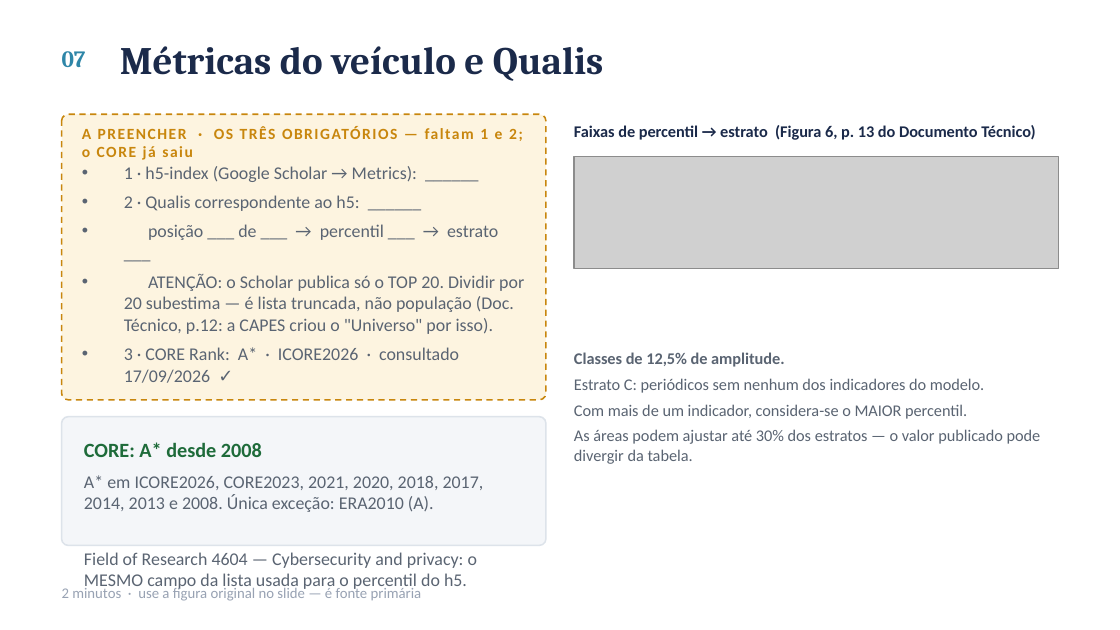
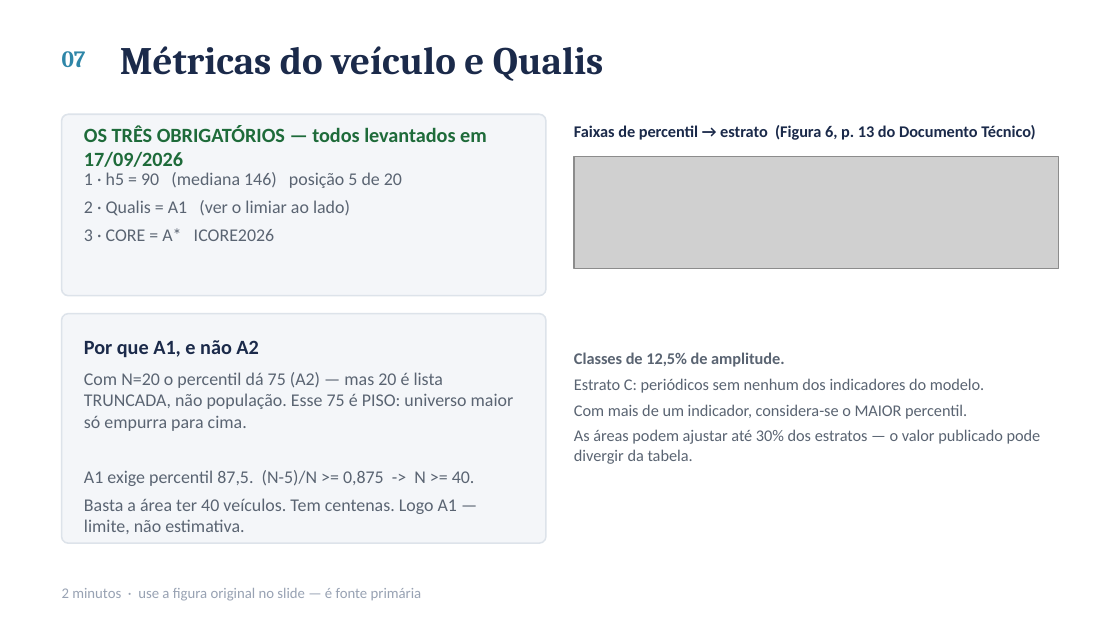
Before and after one commit to ClaudioAMF1/TCC, a slide deck: slide 8 of seminario/seminario-analise-de-artigo.pptx. Drawn at 1120x630 pixels with LibreOffice and Linux fonts; fonts in the diff are those of the drawing; grey boxes stand for pictures. Boxes give left, top, right and bottom in pixels: in the first picture for what was removed or moved away, otherwise in the second. Text is boxed around its words. In the diff, an @@ line names an element or a change of style, - is before the commit and + after.

```diff
--- a/seminario/seminario-analise-de-artigo.pptx
+++ b/seminario/seminario-analise-de-artigo.pptx
@@ rounded rectangle: place and size @@
-rounded rectangle at <box>62,114,547,400</box>
+rounded rectangle at <box>62,114,547,296</box>
@@ rounded rectangle at <box>62,114,547,296</box>: fill #FDF4E0 to #F4F6F9; outline #C8860D 1 pt dashed to #DDE3EA 1 pt; proportions changed @@
@@ text at <box>84,125,487,173</box>: text changed; size 10 to 13 pt; text colour #C8860D to #1E6B3A @@
-A PREENCHER · OS TRÊS OBRIGATÓRIOS — faltam 1 e 2; o CORE já saiu
+OS TRÊS OBRIGATÓRIOS — todos levantados em 17/09/2026
@@ text at <box>84,172,402,241</box>: text changed @@
-• 1 · h5-index (Google Scholar → Metrics): ______
-• 2 · Qualis correspondente ao h5: ______
-• posição ___ de ___ → percentil ___ → estrato ___
-• ATENÇÃO: o Scholar publica só o TOP 20. Dividir por 20 subestima — é lista truncada, não população (Doc. Técnico, p.12: a CAPES criou o "Universo" por isso).
-• 3 · CORE Rank: A* · ICORE2026 · consultado 17/09/2026 ✓
+1 · h5 = 90 (mediana 146) posição 5 de 20
+2 · Qualis = A1 (ver o limiar ao lado)
+3 · CORE = A* ICORE2026
@@ rounded rectangle: place and size @@
-rounded rectangle at <box>62,417,547,545</box>
+rounded rectangle at <box>62,314,547,543</box>
@@ rounded rectangle at <box>62,314,547,543</box>: proportions changed @@
@@ text at <box>84,340,258,357</box>: text changed; text colour #1E6B3A to #1B2A4A @@
-CORE: A* desde 2008
+Por que A1, e não A2
@@ text at <box>84,372,514,534</box>: text changed @@
-A* em ICORE2026, CORE2023, 2021, 2020, 2018, 2017, 2014, 2013 e 2008. Única exceção: ERA2010 (A).
-Field of Research 4604 — Cybersecurity and privacy: o MESMO campo da lista usada para o percentil do h5.
+Com N=20 o percentil dá 75 (A2) — mas 20 é lista TRUNCADA, não população. Esse 75 é PISO: universo maior só empurra para cima.
+A1 exige percentil 87,5. (N-5)/N >= 0,875 -> N >= 40.
+Basta a área ter 40 veículos. Tem centenas. Logo A1 — limite, não estimativa.
```
Also in this commit, not shown: 3 other files.
